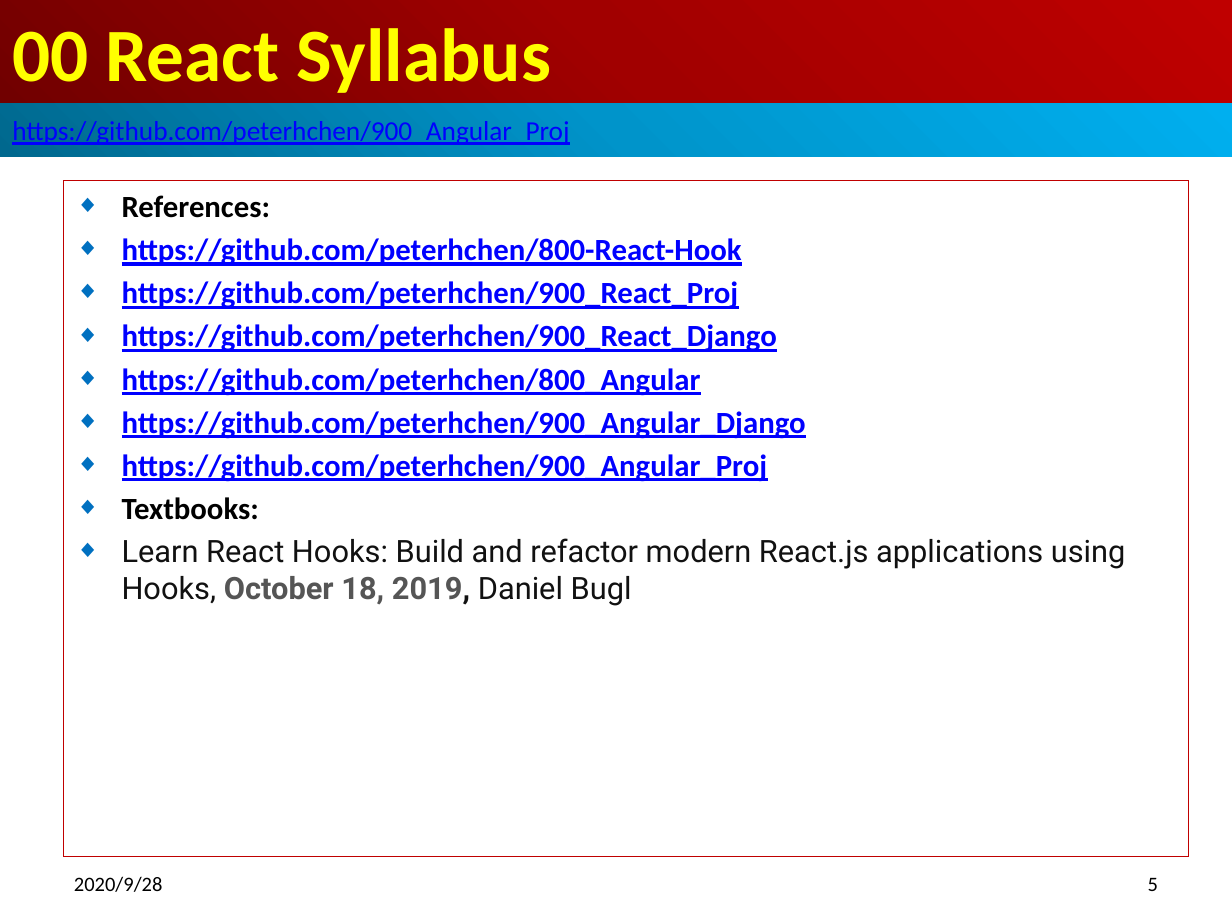
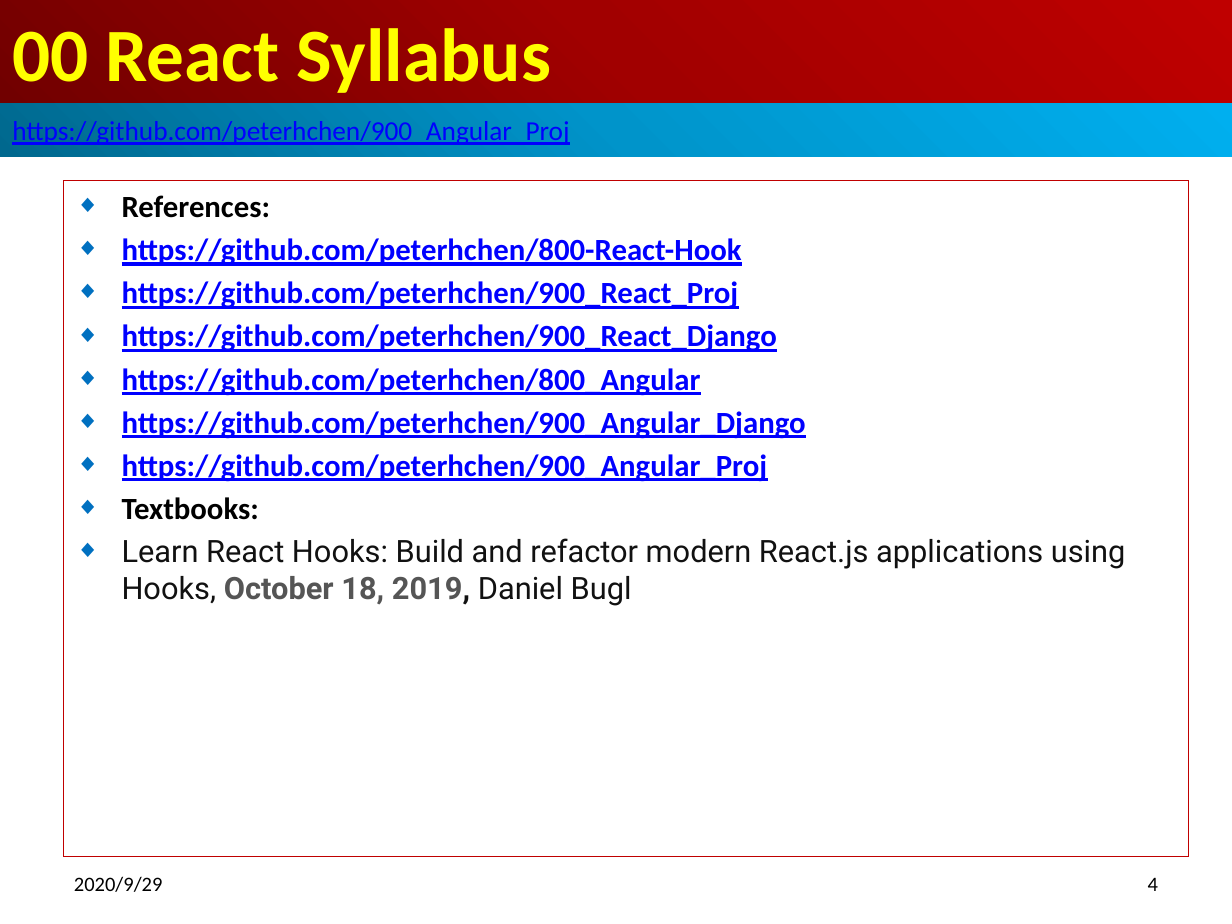
Before and after one commit to peterhchen/900_SVU_ReactJS, a slide deck: slide 4 of 000_ReactJS_V03.pptx (slide 5 before the commit). Drawn at 1232x924 pixels with LibreOffice and Linux fonts; fonts in the diff are those of the drawing. Boxes give left, top, right and bottom in pixels: in the first picture for what was removed or moved away, otherwise in the second. Text is boxed around its words. In the diff, an @@ line names an element or a change of style, - is before the commit and + after.

```diff
--- a/000_ReactJS_V03.pptx
+++ b/000_ReactJS_V03.pptx
@@ text at (x1=74, y1=876, x2=163, y2=892): text changed @@
-2020/9/28
+2020/9/29
@@ page number at (x1=1148, y1=877, x2=1158, y2=891): text changed @@
-5
+4
```
Also in this commit, not shown: 4 other slides changed, 1 slide removed, 5 other files.
